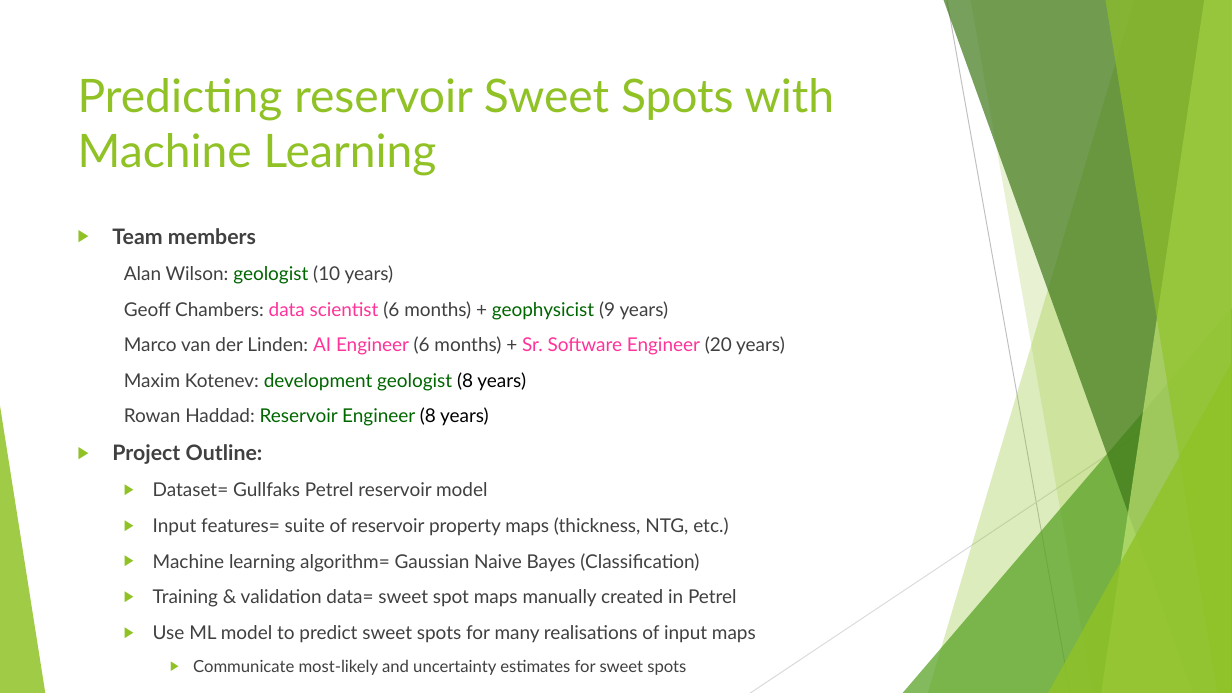
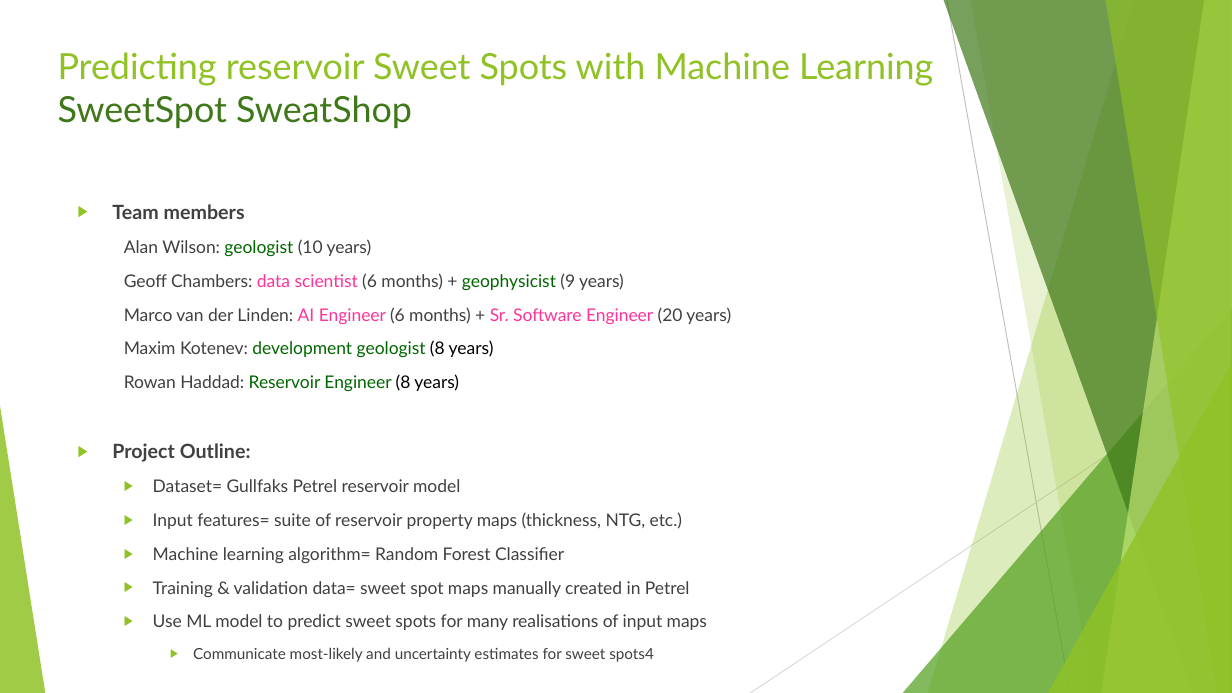
Before and after one commit to Nozziel/OGA2018_SweetSpotPrediction, a slide deck: slide 1 of Introduction.pptx. Drawn at 1232x693 pixels with LibreOffice and Linux fonts; fonts in the diff are those of the drawing. Boxes give left, top, right and bottom in pixels: in the first picture for what was removed or moved away, otherwise in the second. Text is boxed around its words. In the diff, an @@ line names an element or a change of style, - is before the commit and + after.

```diff
--- a/Introduction.pptx
+++ b/Introduction.pptx
@@ title at (58,52,933,128): text changed; size 36 to 28 pt @@
-Predicting reservoir Sweet Spots with Machine Learning
+Predicting reservoir Sweet Spots with Machine Learning
+SweetSpot SweatShop
@@ text at (112,204,731,630): text changed; size 12.9 to 11.9 pt @@
-    ▶ Communicate most-likely and uncertainty estimates for sweet spots
+    ▶ Communicate most-likely and uncertainty estimates for sweet spots4
@@ text "Team members": place and size @@
-text "Team members" at (112,228,785,643)
+text "Team members" at (112,204,731,630)
@@ text at (112,204,731,630): size 16.6 to 15.3 pt in "Team members", "Project Outline:"; size 14.8 to 13.6 pt in "Alan Wilson: geologist (10 years)", "Geoff Chambers: data scientist (6 months) + ...", "Marco van der Linden: AI Engineer (6 ...", "Maxim Kotenev: development geologist (8 years)" and 5 more places @@
@@ text at (153,547,564,563): text changed; size 14.8 to 13.6 pt @@
-  ▶ Machine learning algorithm= Gaussian Naive Bayes (Classification)
+  ▶ Machine learning algorithm= Random Forest Classifier
```
Also in this commit, not shown: 2 other slides changed, 1 slide removed, 5 other files.
